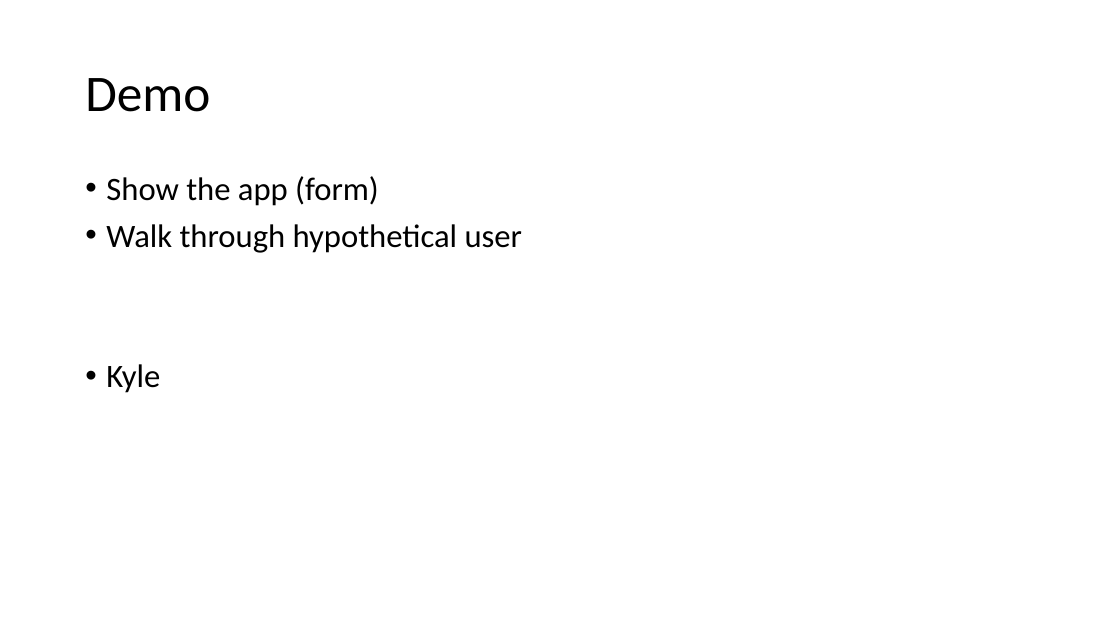
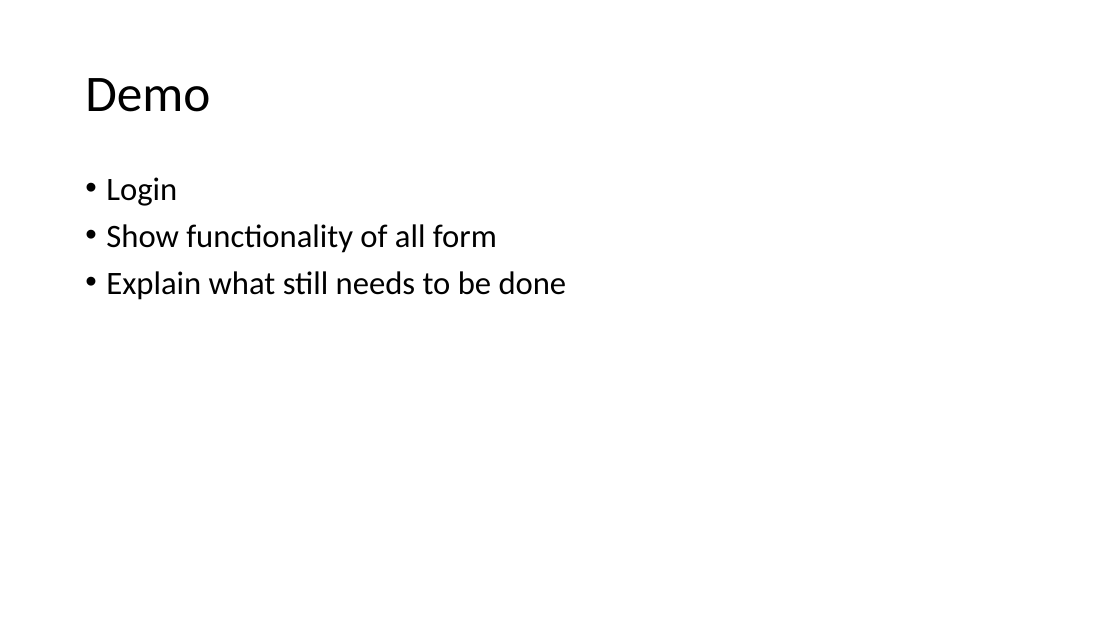
Before and after one commit to RedWingedJerbear/KeyManagementProject, a slide deck: slide 4 of Key Masters.pptx. Drawn at 1120x630 pixels with LibreOffice and Linux fonts; fonts in the diff are those of the drawing. Boxes give left, top, right and bottom in pixels: in the first picture for what was removed or moved away, otherwise in the second. Text is boxed around its words. In the diff, an @@ line names an element or a change of style, - is before the commit and + after.

Commit message:
Update Demo Page
I updated the Demo page of the powerpoint so that it is slightly more descriptive of what I need to talk about.

```diff
--- a/Key Masters.pptx
+++ b/Key Masters.pptx
@@ text at box(106, 177, 567, 300): text changed @@
-• Show the app (form)
-• Walk through hypothetical user
-• Kyle
+• Login
+• Show functionality of all form
+• Explain what still needs to be done
```
